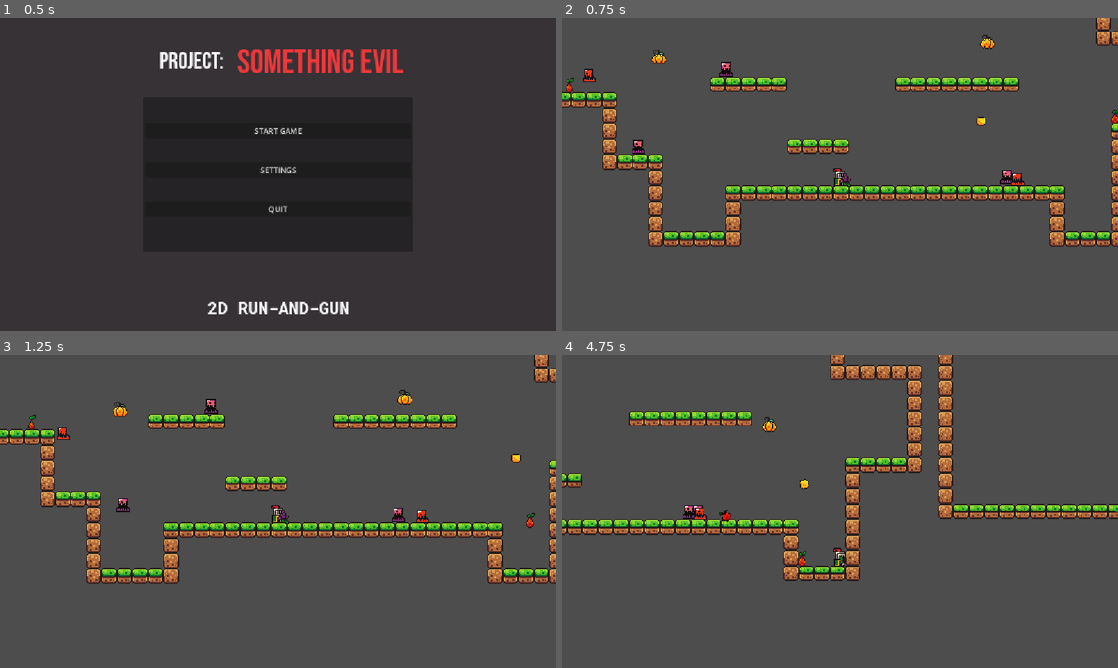
Above: before the commit, frames 1-4 (two rows, left to right).
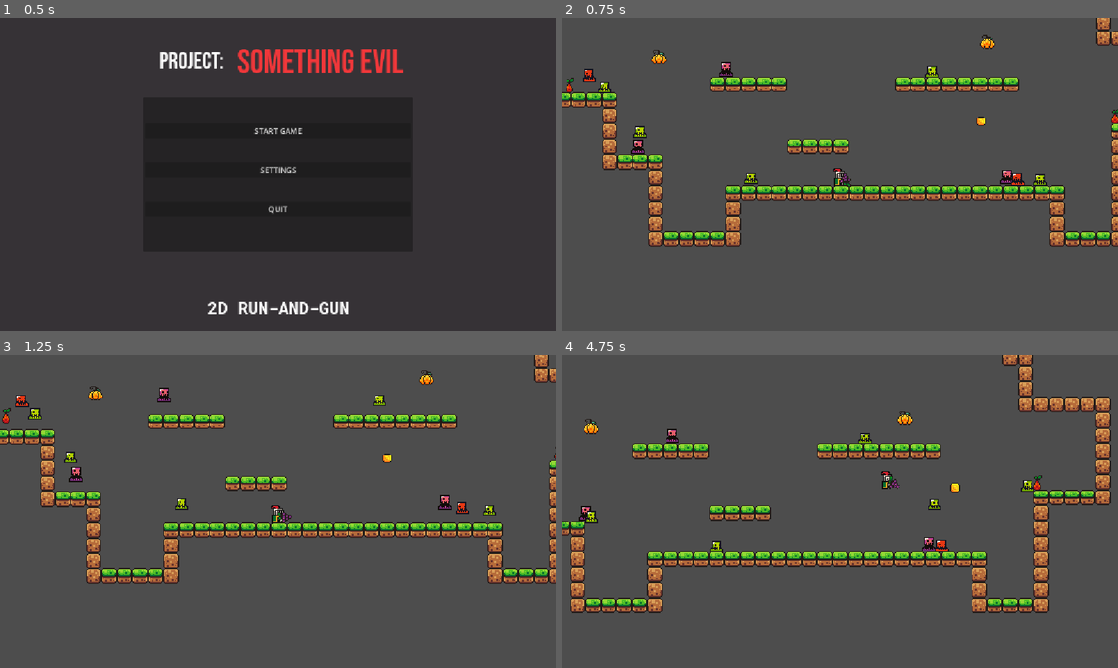
Above: after the commit, the same moments.

Repository: InferiorPosterior/project-something-evil
Game: Godot game, scene res://Scenes/main_menu.tscn
Same seed, same stepped clock (60 frames per second), same inputs: the game is played once before the commit and once after it.
Inputs (mouse positions are in pixels of both pictures, inside the frame that each line leads up to):
- Up to frame 1 (0.5 s): no input
- Up to frame 2 (0.75 s): click "START GAME" at 0.5 s
- Up to frame 3 (1.25 s): no input
- Up to frame 4 (4.75 s): move the mouse to (962, 495) at 1.27 s; hold Right (move_right) 1.28-2.78 s; click (962, 495) at 1.35 s; tap Space (jump) at 1.52, 2.27, 3.77, 4.52 s; move the mouse to (728, 527) at 2.02 s; click (728, 527) at 2.1 s; move the mouse to (895, 442) at 2.77 s; hold Left (move_left) 2.78-3.53 s; click (895, 442) at 2.85 s; move the mouse to (812, 574) at 3.52 s; hold Right (move_right) from 3.53 s (still down); click (812, 574) at 3.6 s; move the mouse to (1006, 558) at 4.27 s; click (1006, 558) at 4.35 s

Frame 1 is identical in both runs. In frame 2, 0.4% of the frame differs, in the area x 6-100%, y 15-54%; in frame 3, 1.8%; in frame 4, 21%, in the area x 0-100%, y 0-83%.

Commit message:
Update game.tscn

Diff:
--- a/Scenes/game.tscn
+++ b/Scenes/game.tscn
@@ -4,13 +4,12 @@
 [ext_resource type="Texture2D" uid="uid://10cr4tqj3ryk" path="res://Assets/brackeys_platformer_assets/sprites/world_tileset.png" id="2_wrm1d"]
 [ext_resource type="PackedScene" uid="uid://mmca50erry5u" path="res://Scenes/killzone.tscn" id="3_wrm1d"]
 [ext_resource type="PackedScene" uid="uid://dr0tnjrfrv4q0" path="res://Scenes/enemy_gunner.tscn" id="5_i6g32"]
-[ext_resource type="PackedScene" uid="uid://uo5061t85jw5" path="res://Scenes/enemy_chaser.tscn" id="5_wowpa"]
+[ext_resource type="PackedScene" uid="uid://dj0s5hm5dgbqu" path="res://Scenes/pause_menu.tscn" id="5_wowpa"]
 [ext_resource type="PackedScene" uid="uid://ojud4fm5r1iq" path="res://Scenes/enemy_projectile.tscn" id="6_i6g32"]
 [ext_resource type="PackedScene" uid="uid://yvcb3rtoocwa" path="res://Scenes/enemy_lunger.tscn" id="7_1l0tm"]
 [ext_resource type="PackedScene" uid="uid://5ilkvk7ga1ba" path="res://Scenes/enemy_grenadier.tscn" id="8_v158k"]
 [ext_resource type="PackedScene" uid="uid://r0f1g28ne38f" path="res://Scenes/enemy_drone.tscn" id="10_ldgsr"]
-[ext_resource type="PackedScene" uid="uid://cjtpxifer0esd" path="res://Scenes/enemy.tscn" id="4_3dryh"]
-[ext_resource type="PackedScene" uid="uid://dj0s5hm5dgbqu" path="res://Scenes/pause_menu.tscn" id="5_wowpa"]
+[ext_resource type="PackedScene" uid="uid://uo5061t85jw5" path="res://Scenes/enemy_chaser.tscn" id="10_o5yvi"]
 
 [sub_resource type="TileSetAtlasSource" id="TileSetAtlasSource_3dryh"]
 texture = ExtResource("2_wrm1d")
@@ -189,7 +188,7 @@
 [node name="Game" type="Node2D" unique_id=1327516912]
 
 [node name="Player" parent="." unique_id=1827159017 instance=ExtResource("1_qxrlw")]
-position = Vector2(-25, 5)
+position = Vector2(-604, -71)
 
 [node name="Camera2D" type="Camera2D" parent="Player" unique_id=1455271406]
 zoom = Vector2(2, 2)
@@ -198,62 +197,66 @@
 
 [node name="TileMapLayer" type="TileMapLayer" parent="." unique_id=2062931773]
 texture_filter = 1
+position = Vector2(-579, -76)
 tile_map_data = PackedByteArray("AAD+/wEAAAAAAAAAAAD//wEAAAAAAAAAAAAAAAEAAAAAAAAAAAABAAEAAAAAAAAAAAACAAEAAAAAAAAAAAD9/w …(2944 unchanged characters)…
 tile_set = SubResource("TileSet_g4v7s")
 
 [node name="Killzone" parent="." unique_id=874115836 instance=ExtResource("3_wrm1d")]
+position = Vector2(-579, -76)
 
 [node name="CollisionShape2D" type="CollisionShape2D" parent="Killzone" unique_id=69656151]
 position = Vector2(4, 172)
 shape = SubResource("WorldBoundaryShape2D_g4v7s")
 
-[node name="Enemy Chaser" parent="." unique_id=1510669204 instance=ExtResource("5_wowpa")]
-position = Vector2(103, -36)
-
 [node name="enemy_gunner" parent="." unique_id=1035780428 instance=ExtResource("5_i6g32")]
-position = Vector2(148, -6)
+position = Vector2(-431, -82)
 
 [node name="enemy_projectile" parent="." unique_id=1706078183 instance=ExtResource("6_i6g32")]
-position = Vector2(88, -50)
-
-[node name="Enemy Chaser2" parent="." unique_id=782089927 instance=ExtResource("5_wowpa")]
-position = Vector2(49, -117)
+position = Vector2(-491, -126)
 
 [node name="enemy_gunner2" parent="." unique_id=1833941546 instance=ExtResource("5_i6g32")]
-position = Vector2(-143, -117)
+position = Vector2(-722, -193)
 
 [node name="enemy_gunner3" parent="." unique_id=1218203051 instance=ExtResource("5_i6g32")]
-position = Vector2(-234, -35)
-
-[node name="Enemy Chaser3" parent="." unique_id=1579689331 instance=ExtResource("5_wowpa")]
-position = Vector2(-191, 38)
-
-[node name="Enemy Chaser4" parent="." unique_id=125148368 instance=ExtResource("5_wowpa")]
-position = Vector2(-333, -102)
-
-[node name="Enemy Chaser5" parent="." unique_id=17333522 instance=ExtResource("5_wowpa")]
-position = Vector2(287, -76)
+position = Vector2(-813, -111)
 
 [node name="Lunger" parent="." unique_id=946911435 instance=ExtResource("7_1l0tm")]
-position = Vector2(165, 1)
+position = Vector2(-414, -75)
 
 [node name="Lunger2" parent="." unique_id=1832350307 instance=ExtResource("7_1l0tm")]
-position = Vector2(-291, -110)
+position = Vector2(-870, -186)
 
 [node name="enemy_grenadier" parent="." unique_id=1599663498 instance=ExtResource("8_v158k")]
-position = Vector2(265, -56)
+position = Vector2(-314, -132)
 
 [node name="enemy_grenadier2" parent="." unique_id=724559770 instance=ExtResource("8_v158k")]
-position = Vector2(-307, -94)
+position = Vector2(-886, -170)
 
 [node name="Enemy Drone2" parent="." unique_id=176958397 instance=ExtResource("10_ldgsr")]
-position = Vector2(-214, -118)
+position = Vector2(-793, -194)
 
 [node name="Enemy Drone3" parent="." unique_id=2094363943 instance=ExtResource("10_ldgsr")]
-position = Vector2(129, -134)
-[node name="enemy3" parent="." unique_id=1176976929 instance=ExtResource("4_3dryh")]
-position = Vector2(-36, 2)
+position = Vector2(-450, -210)
+
+[node name="Enemy Chaser" parent="." unique_id=782089927 instance=ExtResource("10_o5yvi")]
+position = Vector2(-704, -85)
+
+[node name="Enemy Chaser2" parent="." unique_id=513492732 instance=ExtResource("10_o5yvi")]
+position = Vector2(-385, -78)
+
+[node name="Enemy Chaser3" parent="." unique_id=1946525560 instance=ExtResource("10_o5yvi")]
+position = Vector2(-819, -133)
+
+[node name="Enemy Chaser4" parent="." unique_id=1256668512 instance=ExtResource("10_o5yvi")]
+position = Vector2(-284, -141)
+
+[node name="Enemy Chaser5" parent="." unique_id=1602206748 instance=ExtResource("10_o5yvi")]
+position = Vector2(-856, -178)
+
+[node name="Enemy Chaser6" parent="." unique_id=385968472 instance=ExtResource("10_o5yvi")]
+position = Vector2(-499, -192)
 
 [node name="MenuLayer" type="CanvasLayer" parent="." unique_id=1861627310]
 
 [node name="PauseMenu" parent="MenuLayer" unique_id=1484971317 instance=ExtResource("5_wowpa")]
+metadata/_edit_use_anchors_ = true
